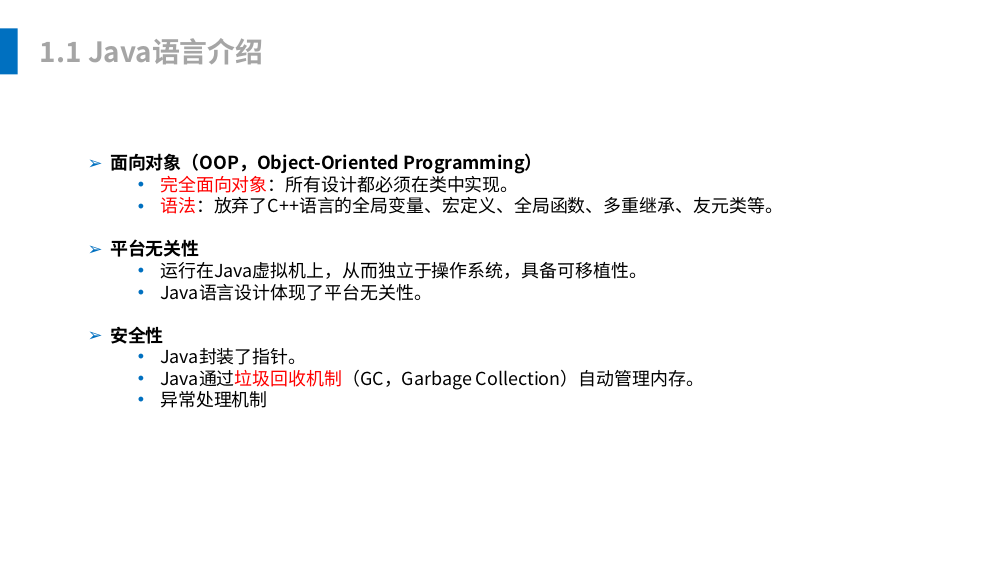
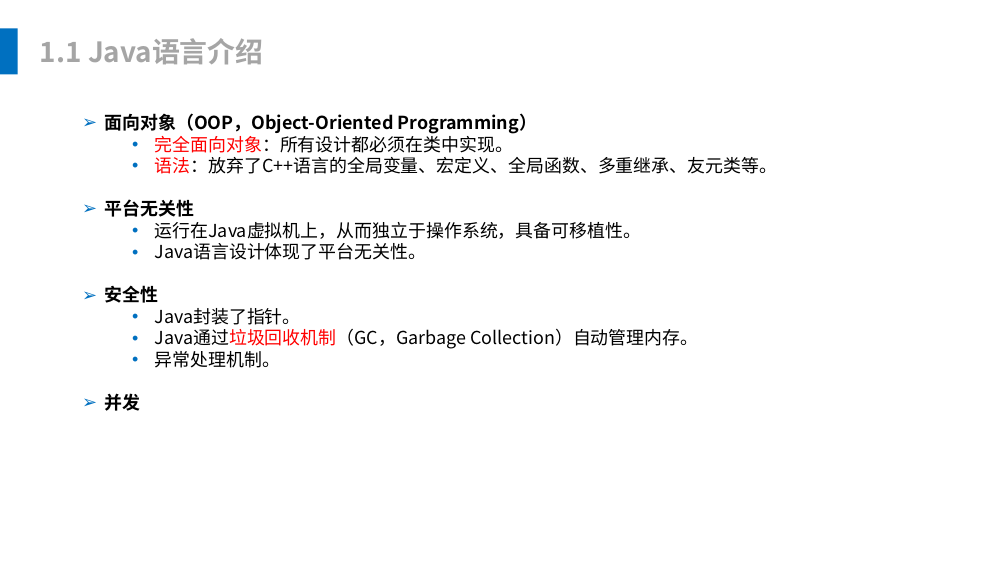
Before and after one commit to leonliu06/JavaTrainning, a slide deck: slide 4 of Java培训.pptx. Drawn at 1008x567 pixels with LibreOffice and Linux fonts; fonts in the diff are those of the drawing. Boxes give left, top, right and bottom in pixels: in the first picture for what was removed or moved away, otherwise in the second. Text is boxed around its words. In the diff, an @@ line names an element or a change of style, - is before the commit and + after.

```diff
--- a/Java培训.pptx
+++ b/Java培训.pptx
@@ text "面向对象（OOP，Object-Oriented Programming）": place and size @@
-text "面向对象（OOP，Object-Oriented Programming）" at (110,153,783,408)
+text "面向对象（OOP，Object-Oriented Programming）" at (104,113,778,411)
@@ text at (104,351,280,411): text changed @@
-  • 异常处理机制
+  • 异常处理机制。
+➢ 并发
```
Also in this commit, not shown: 6 other slides changed, 11 slides added, 1 other file.
